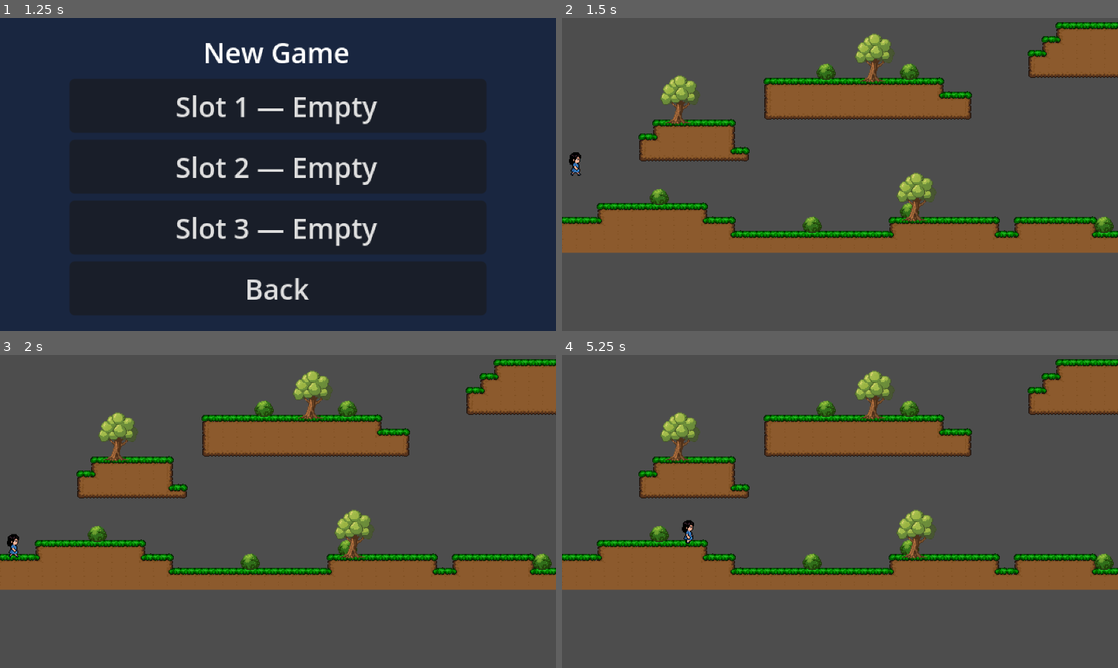
Above: before the commit, frames 1-4 (two rows, left to right).
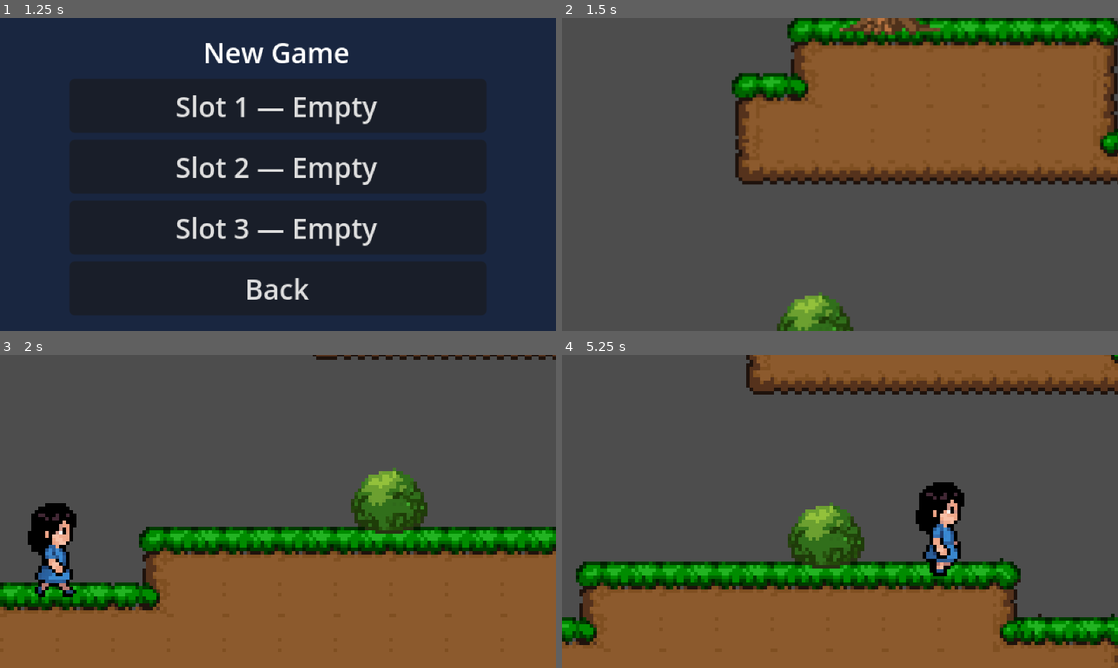
Above: after the commit, the same moments.

Repository: PsyburGai/ninis-adventure
Game: Godot game, scene res://source/scenes/levels/main_menu.tscn
Same seed, same stepped clock (60 frames per second), same inputs: the game is played once before the commit and once after it.
Inputs:
- Up to frame 1 (1.25 s): click "New Game" at 0.5 s
- Up to frame 2 (1.5 s): click "Slot 1 — Empty" at 1.25 s
- Up to frame 3 (2 s): no input
- Up to frame 4 (5.25 s): hold D (move_right) 2.03-3.53 s; tap Space (jump) at 2.27, 3.02, 4.52 s; hold A (move_left) 3.53-4.28 s; hold D (move_right) from 4.28 s (still down)

Frame 1 is identical in both runs. In frame 2, 46% of the frame differs, in the area x 0-100%, y 0-100%; in frame 3, 53%; in frame 4, 55%.

Commit message:
Move Camera2D into Nini scene so it follows her, zoom set to 2x

Diff:
--- a/source/scenes/levels/level_1_1.tscn
+++ b/source/scenes/levels/level_1_1.tscn
@@ -8,14 +8,5 @@
 [node name="TiledMap" parent="." unique_id=367186168 instance=ExtResource("1_map")]
 position = Vector2(0, -246)
 
-[node name="Camera2D" type="Camera2D" parent="." unique_id=1527669729]
-zoom = Vector2(0.5, 0.5)
-limit_left = 0
-limit_top = -9999
-limit_right = 2560
-limit_bottom = 9999
-position_smoothing_enabled = true
-drag_horizontal_enabled = true
-
-[node name="Nini" parent="." unique_id=342520673 instance=ExtResource("2_nini")]
+[node name="Nini" parent="." instance=ExtResource("2_nini")]
 position = Vector2(240, -20)
--- a/source/scenes/player/nini.tscn
+++ b/source/scenes/player/nini.tscn
@@ -121,3 +121,13 @@
 
 [node name="CollisionShape2D" type="CollisionShape2D" parent="."]
 shape = SubResource("CapsuleShape2D_nini")
+
+[node name="Camera2D" type="Camera2D" parent="."]
+zoom = Vector2(2.0, 2.0)
+limit_left = 0
+limit_top = -9999
+limit_right = 2560
+limit_bottom = 9999
+position_smoothing_enabled = true
+position_smoothing_speed = 5.0
+drag_horizontal_enabled = true
Not shown: 1 places in source/scenes/player/nini.tscn that only renumber resources
